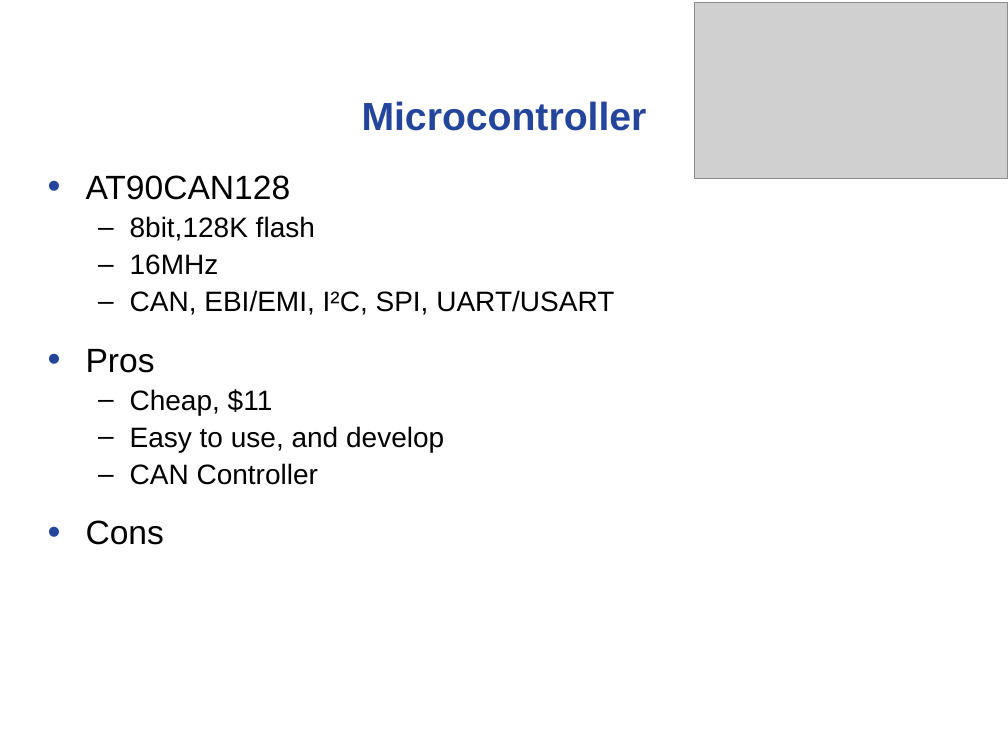
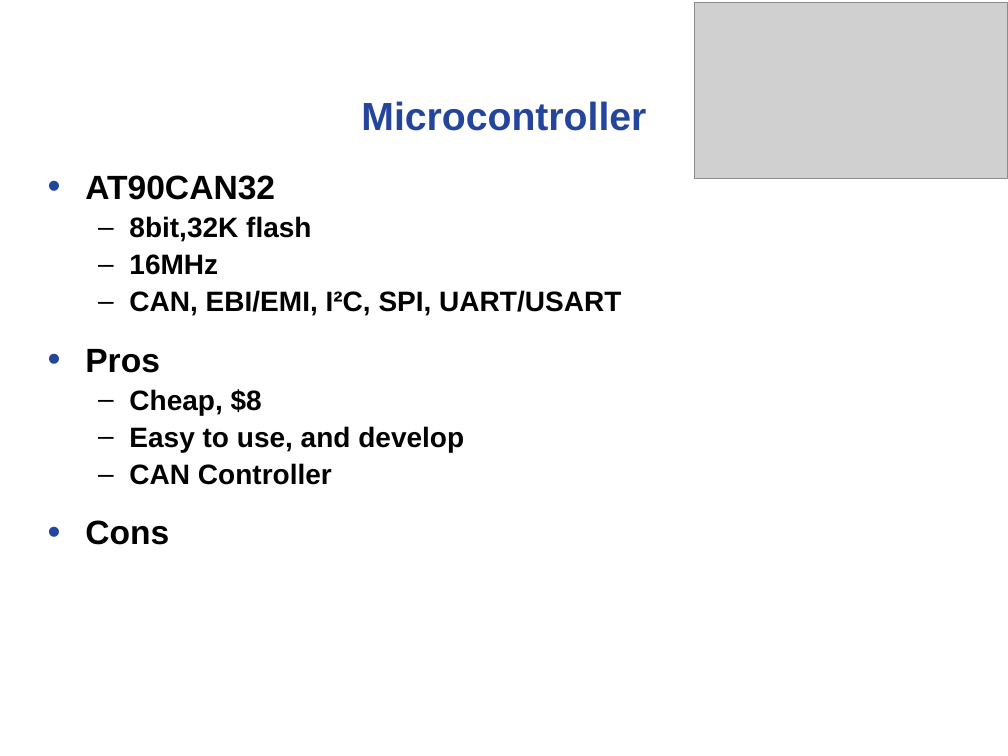
Before and after one commit to noahterickson/DigitalDash, a slide deck: slide 4 of Proposal/Project Proposal.ppt. Drawn at 1008x756 pixels with LibreOffice and Linux fonts; fonts in the diff are those of the drawing; grey boxes stand for pictures; background and template pictures are left out. Boxes give left, top, right and bottom in pixels: in the first picture for what was removed or moved away, otherwise in the second. Text is boxed around its words. In the diff, an @@ line names an element or a change of style, - is before the commit and + after.

```diff
--- a/Proposal/Project Proposal.ppt
+++ b/Proposal/Project Proposal.ppt
@@ text at (85,175,311,242): text changed; bold on @@
-• AT90CAN128
-  – 8bit,128K flash
+• AT90CAN32
+  – 8bit,32K flash
@@ text at (85,254,621,545): bold on in "16MHz", "CAN, EBI/EMI, I²C, SPI, UART/USART", "Pros", "Easy to use, and develop" and 2 more places; indent changed @@
@@ text at (129,389,262,415): text changed; bold on @@
-  – Cheap, $11
+  – Cheap, $8
```
Also in this commit, not shown: 9 other slides changed, 1 slide added.
